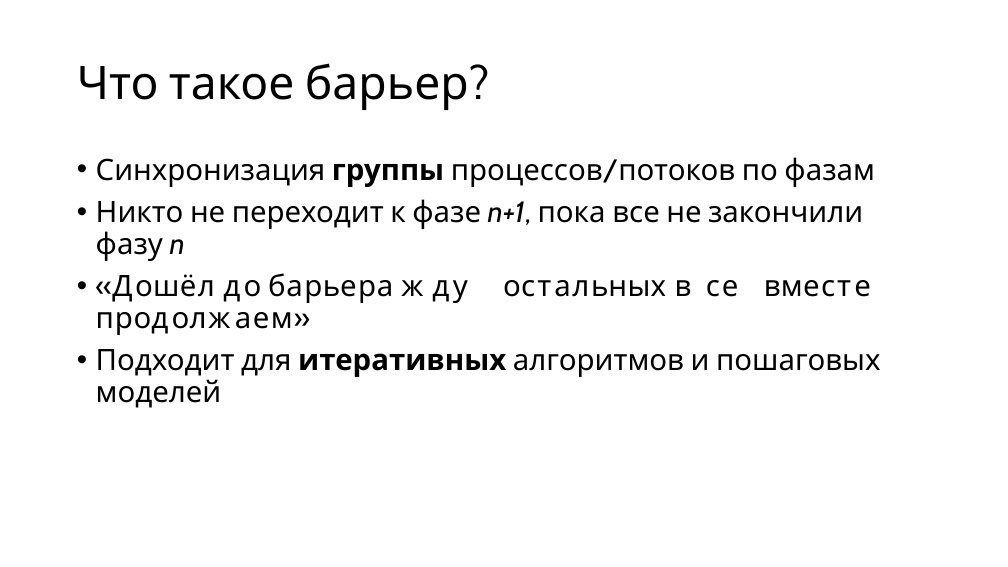
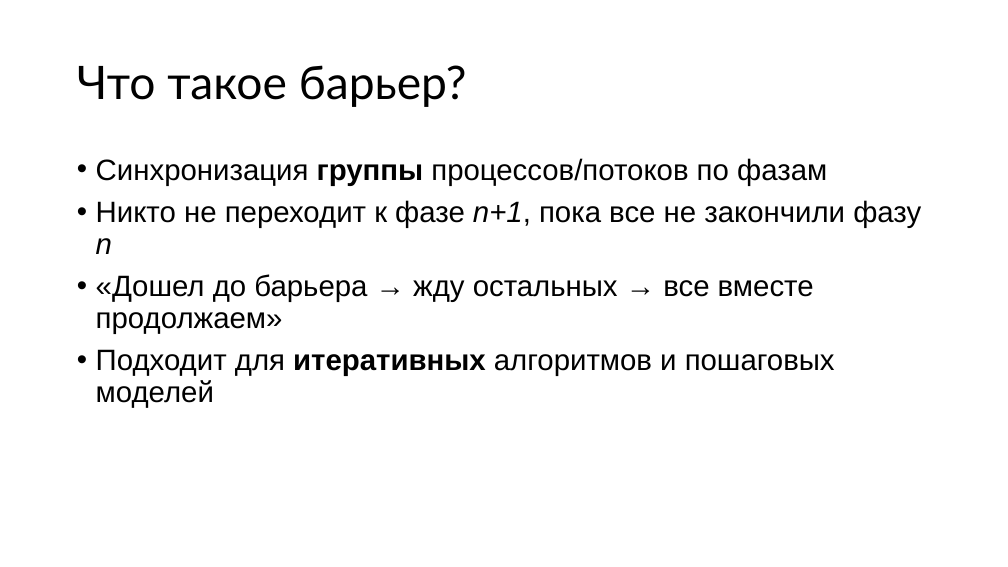
Before and after one commit to danilov0artem/OS_course, a slide deck: slide 3 of lectures/ОС лекция 7.pptx. Drawn at 1008x567 pixels with LibreOffice and Linux fonts; fonts in the diff are those of the drawing. Boxes give left, top, right and bottom in pixels: in the first picture for what was removed or moved away, otherwise in the second. Text is boxed around its words. In the diff, an @@ line names an element or a change of style, - is before the commit and + after.

Commit message:
Update lecture 7

```diff
--- a/lectures/ОС лекция 7.pptx
+++ b/lectures/ОС лекция 7.pptx
@@ title "Что такое барьер?" at [77, 65, 467, 107]: font Cabin to Lato @@
@@ text at [96, 158, 921, 408]: font Cabin to Arial in "Синхронизация группы процессов/потоков по фазам", "Никто не переходит к фазе n+1, пока ...", "Подходит для итеративных алгоритмов и пошаговых моделей"; less space between paragraphs @@
@@ text at [96, 274, 814, 334]: text changed; font Cabin to Arial @@
-• «Дошёл до барьера → жду остальных → все вместе продолжаем»
+• «Дошел до барьера → жду остальных → все вместе продолжаем»
```
Also in this commit, not shown: 27 other slides changed, 6 slides added, 1 slide removed.
